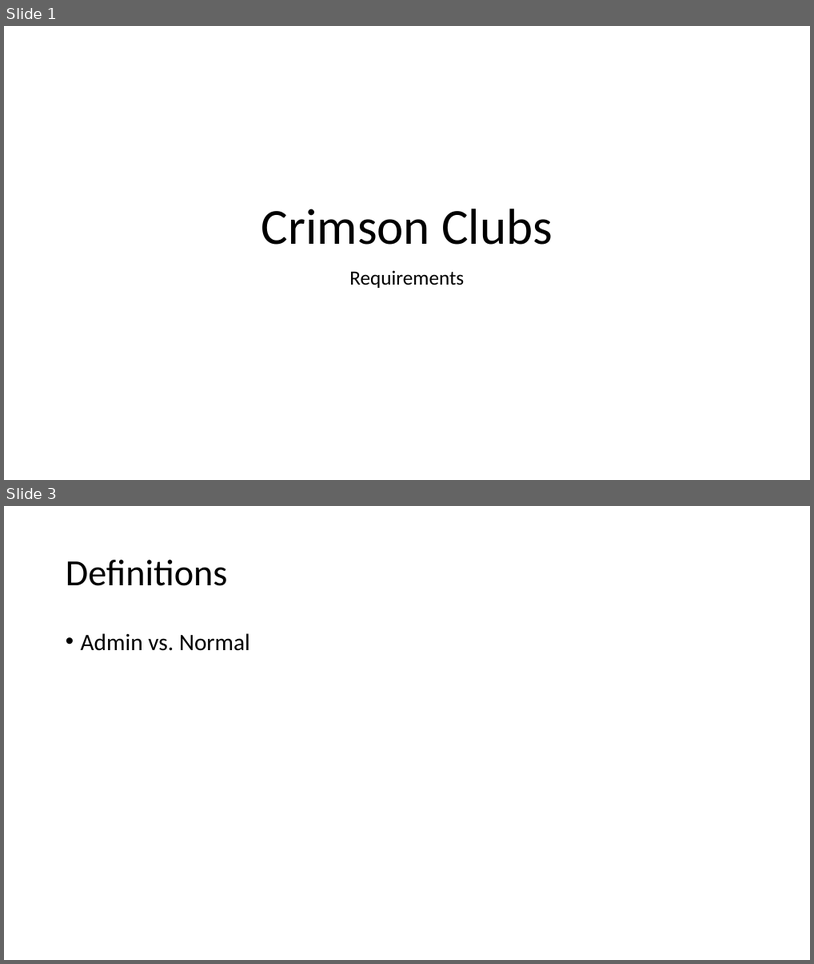
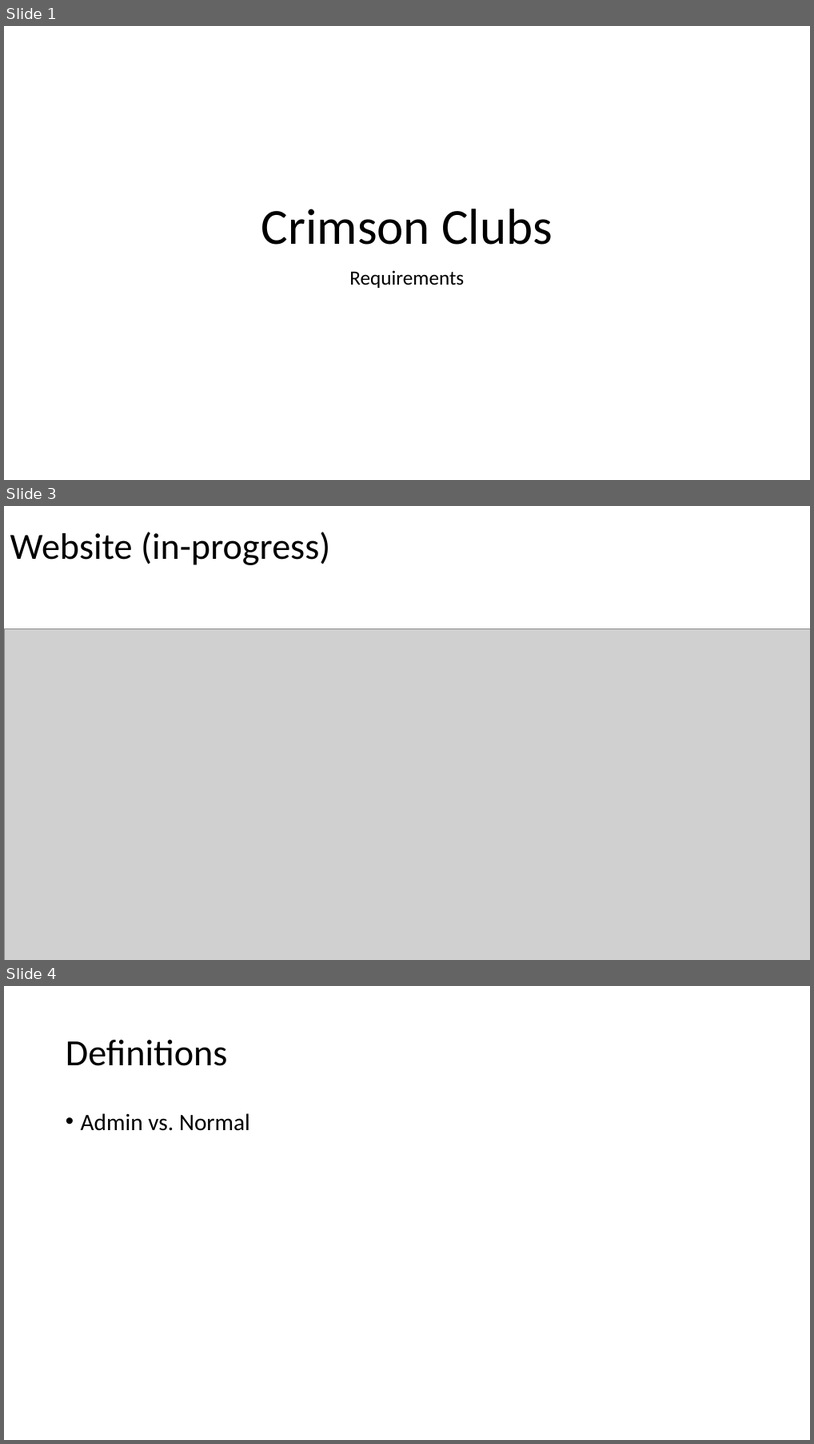
Before and after one commit to amgabriel45/CS495ClubStuff, a slide deck: Crimson Clubs (Requirements).pptx. Shown one above the other, each under a label of ours: slides 1 and 3 before the commit, slides 1, 3 and 4 after it; the slides between them are not shown. The pictures are 814x964 and 814x1444 pixels, drawn with LibreOffice and Linux fonts; fonts in the diff are those of the drawing; grey boxes stand for pictures. Boxes give left, top, right and bottom in pixels: in the first picture for what was removed or moved away, otherwise in the second. Text is boxed around its words. In the diff, an @@ line names an element or a change of style, - is before the commit and + after.

Commit message:
Added more to presentation

```diff
--- a/Crimson Clubs (Requirements).pptx
+++ b/Crimson Clubs (Requirements).pptx
@@ slide 3 added at [4, 506, 810, 960], background #FFFFFF @@
@@ title added at [10, 532, 330, 565], 44 pt, text #000000 @@
+Website (in-progress)
@@ picture added at [4, 629, 810, 960] @@
@@ what was slide 3 is now slide 4 @@
```
Also in this commit, not shown: 1 slide changed.
